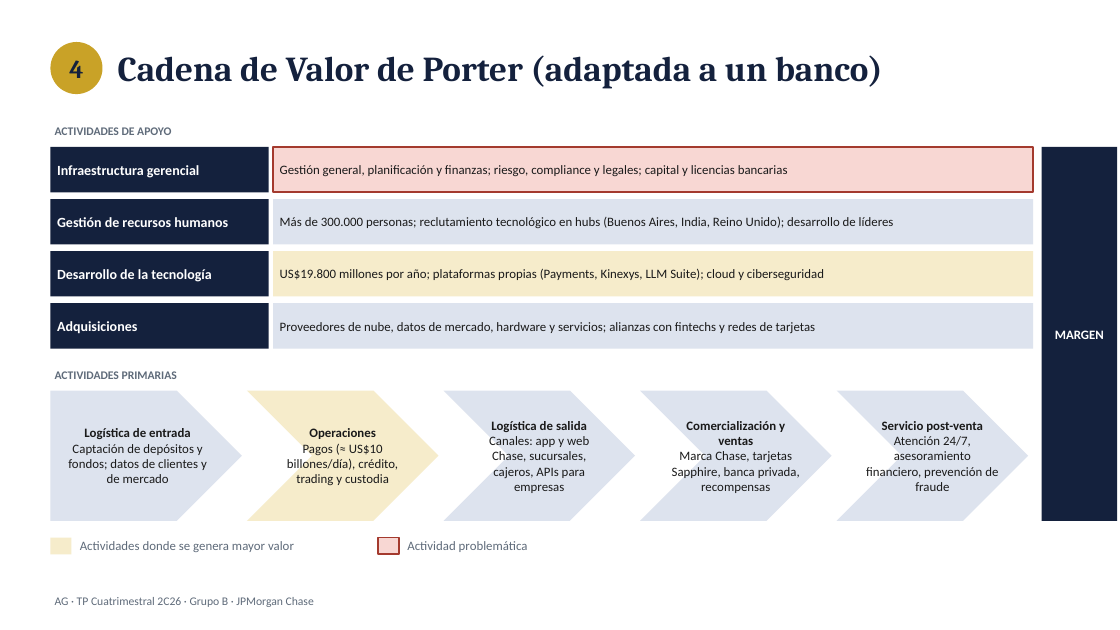
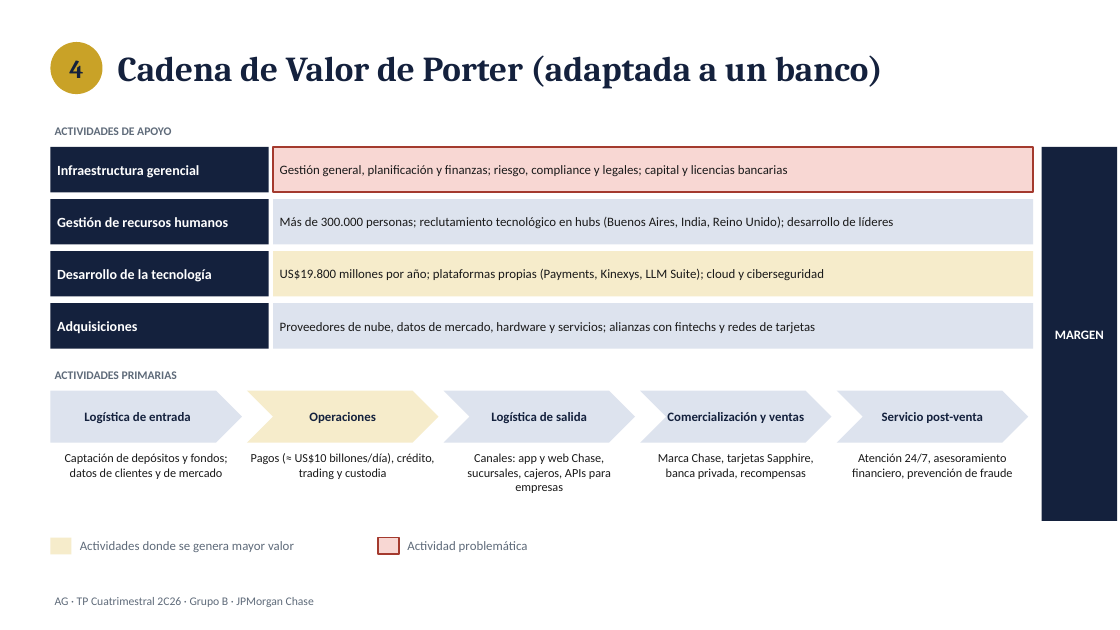
Before and after one commit to lschirripa/utn-boost, a slide deck: slide 5 of materias/administracion-gerencial/tp-cuatrimestral/exports/00_TP Cuatrimestral_GB.pptx. Drawn at 1120x630 pixels with LibreOffice and Linux fonts; fonts in the diff are those of the drawing. Boxes give left, top, right and bottom in pixels: in the first picture for what was removed or moved away, otherwise in the second. Text is boxed around its words. In the diff, an @@ line names an element or a change of style, - is before the commit and + after.

```diff
--- a/materias/administracion-gerencial/tp-cuatrimestral/exports/00_TP Cuatrimestral_GB.pptx
+++ b/materias/administracion-gerencial/tp-cuatrimestral/exports/00_TP Cuatrimestral_GB.pptx
@@ pentagon arrow: place and size @@
-pentagon arrow at bbox=[50, 391, 242, 521]
+pentagon arrow at bbox=[50, 391, 242, 443]
@@ text added at bbox=[84, 412, 191, 423], 11 pt, text #14213D, bold @@
+Logística de entrada
@@ chevron: place and size @@
-chevron at bbox=[247, 391, 439, 521]
+chevron at bbox=[247, 391, 439, 443]
@@ text added at bbox=[309, 412, 376, 423], 11 pt, text #14213D, bold @@
+Operaciones
@@ chevron: place and size @@
-chevron at bbox=[444, 391, 635, 521]
+chevron at bbox=[444, 391, 635, 443]
@@ text added at bbox=[491, 412, 587, 423], 11 pt, text #14213D, bold @@
+Logística de salida
@@ chevron: place and size @@
-chevron at bbox=[640, 391, 832, 521]
+chevron at bbox=[640, 391, 832, 443]
@@ text added at bbox=[667, 412, 804, 423], 11 pt, text #14213D, bold @@
+Comercialización y ventas
@@ chevron: place and size @@
-chevron at bbox=[837, 391, 1028, 521]
+chevron at bbox=[837, 391, 1028, 443]
@@ text added at bbox=[882, 412, 983, 423], 11 pt, text #14213D, bold @@
+Servicio post-venta
@@ text "Captación de depósitos y fondos; ...": place and size @@
-text "Captación de depósitos y fondos; ..." at bbox=[68, 428, 207, 483]
+text "Captación de depósitos y fondos; ..." at bbox=[65, 453, 228, 479]
@@ text at bbox=[84, 428, 191, 439]: paragraph removed @@
-Logística de entrada
@@ text "Pagos (≈ US$10 billones/día), crédito, ...": place and size @@
-text "Pagos (≈ US$10 billones/día), crédito, ..." at bbox=[287, 428, 398, 485]
+text "Pagos (≈ US$10 billones/día), crédito, ..." at bbox=[251, 453, 435, 479]
@@ text at bbox=[309, 428, 376, 439]: paragraph removed @@
-Operaciones
@@ text "Canales: app y web Chase, ...": place and size @@
-text "Canales: app y web Chase, ..." at bbox=[489, 421, 589, 493]
+text "Canales: app y web Chase, ..." at bbox=[467, 453, 611, 493]
@@ text at bbox=[491, 421, 587, 432]: paragraph removed @@
-Logística de salida
@@ size 11 to 10.5 pt; vertical alignment middle to top in 5 elements at bbox=[251, 453, 435, 479], bbox=[65, 453, 228, 479], bbox=[467, 453, 611, 493], bbox=[852, 453, 1012, 479], bbox=[658, 453, 814, 479] @@
@@ text "Marca Chase, tarjetas Sapphire, banca ...": place and size @@
-text "Marca Chase, tarjetas Sapphire, banca ..." at bbox=[672, 421, 800, 493]
+text "Marca Chase, tarjetas Sapphire, banca ..." at bbox=[658, 453, 814, 479]
@@ text at bbox=[686, 421, 785, 445]: paragraph removed @@
-Comercialización y ventas
@@ text "Atención 24/7, asesoramiento financiero, prevención ...": place and size @@
-text "Atención 24/7, asesoramiento financiero, prevención ..." at bbox=[866, 421, 998, 491]
+text "Atención 24/7, asesoramiento financiero, prevención ..." at bbox=[852, 453, 1012, 479]
@@ text at bbox=[882, 421, 983, 432]: paragraph removed @@
-Servicio post-venta
```
Also in this commit, not shown: 1 other file.
